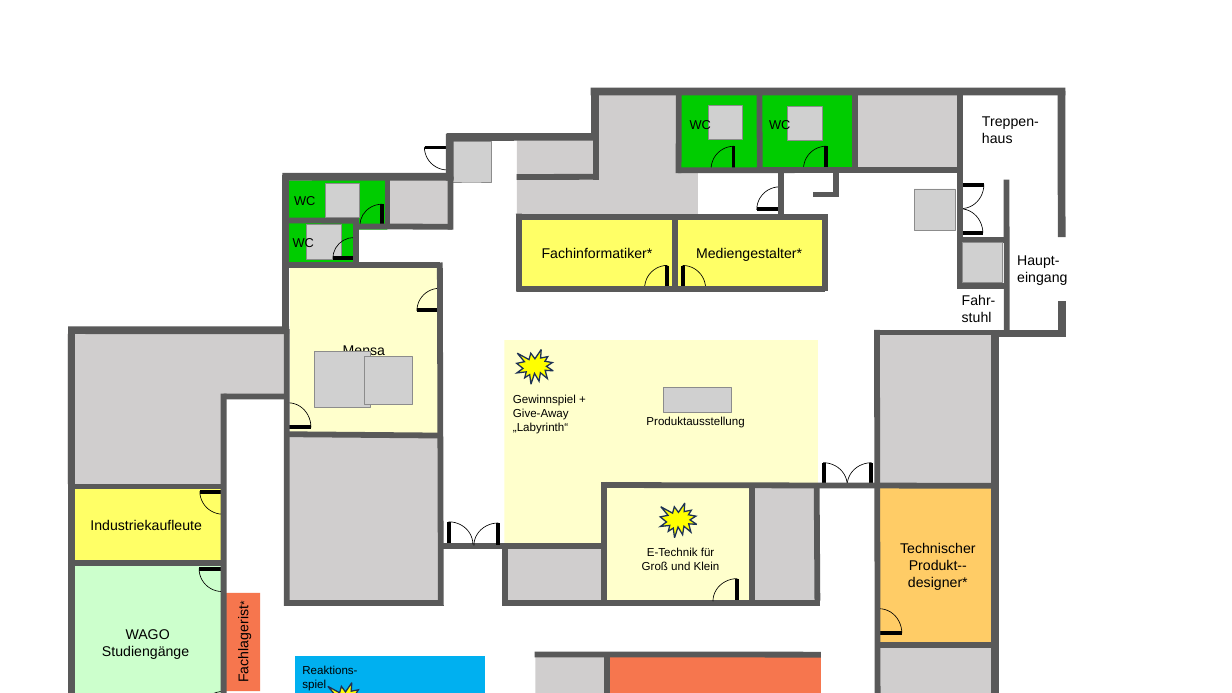
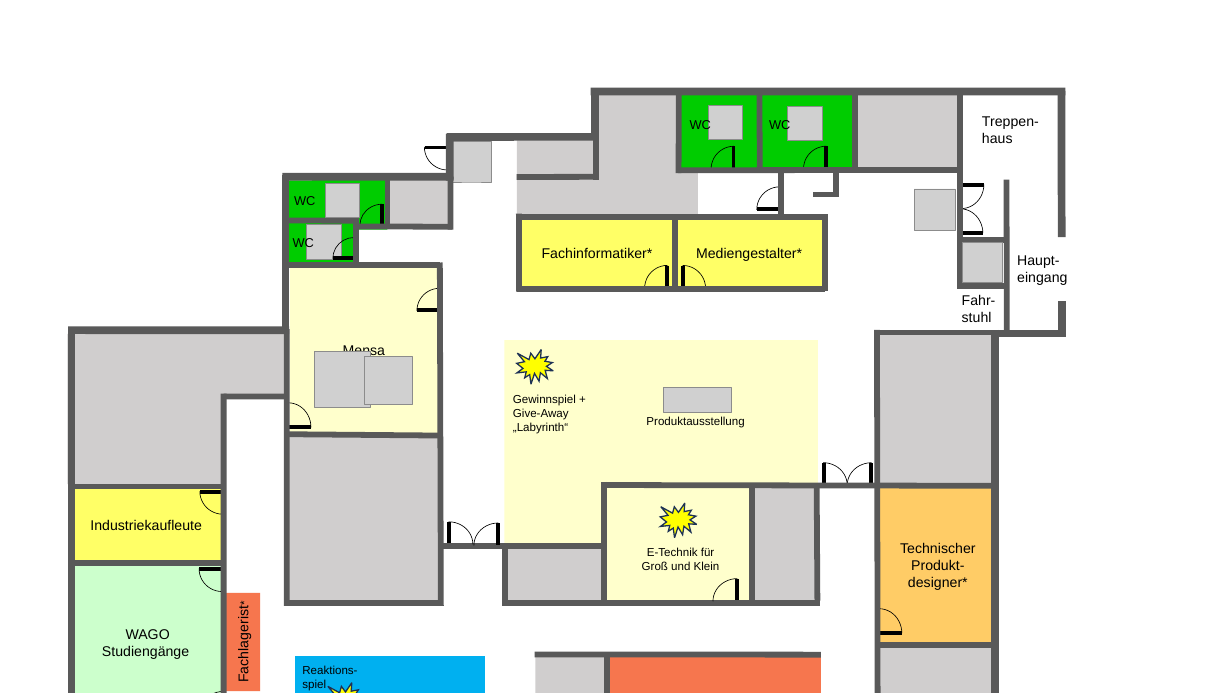
Before and after one commit to wago-enterprise-education/ausbildungszentrum, a slide deck: slide 8 of Website_TdA_2024.pptx. Drawn at 1232x693 pixels with LibreOffice and Linux fonts; fonts in the diff are those of the drawing; grey boxes stand for pictures; background and template pictures are left out. Boxes give left, top, right and bottom in pixels: in the first picture for what was removed or moved away, otherwise in the second. Text is boxed around its words. In the diff, an @@ line names an element or a change of style, - is before the commit and + after.

```diff
--- a/Website_TdA_2024.pptx
+++ b/Website_TdA_2024.pptx
@@ text in rectangle at (x1=900, y1=542, x2=975, y2=590): text changed @@
-Technischer Produkt--designer*
+Technischer Produkt-designer*
```
Also in this commit, not shown: 1 other file.
